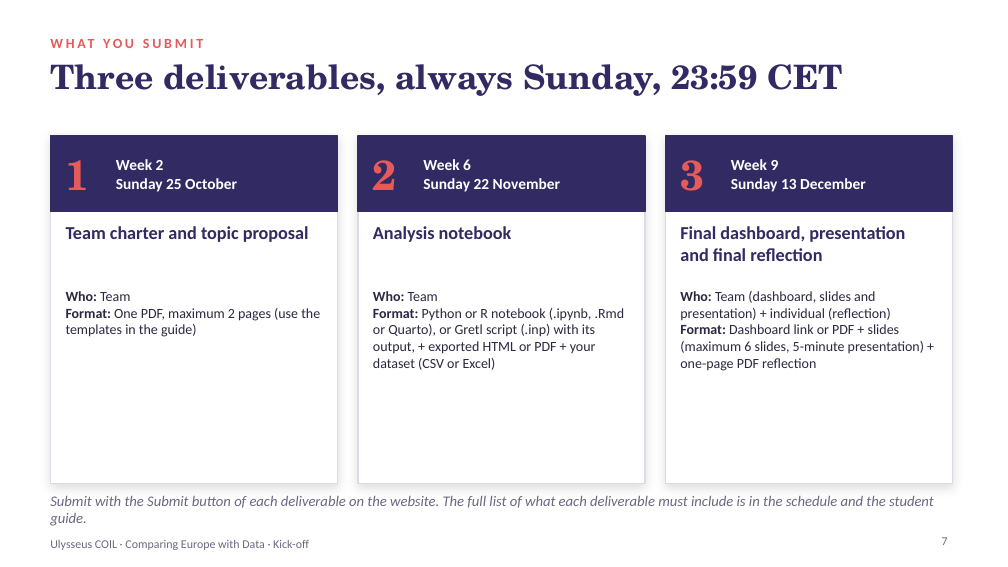
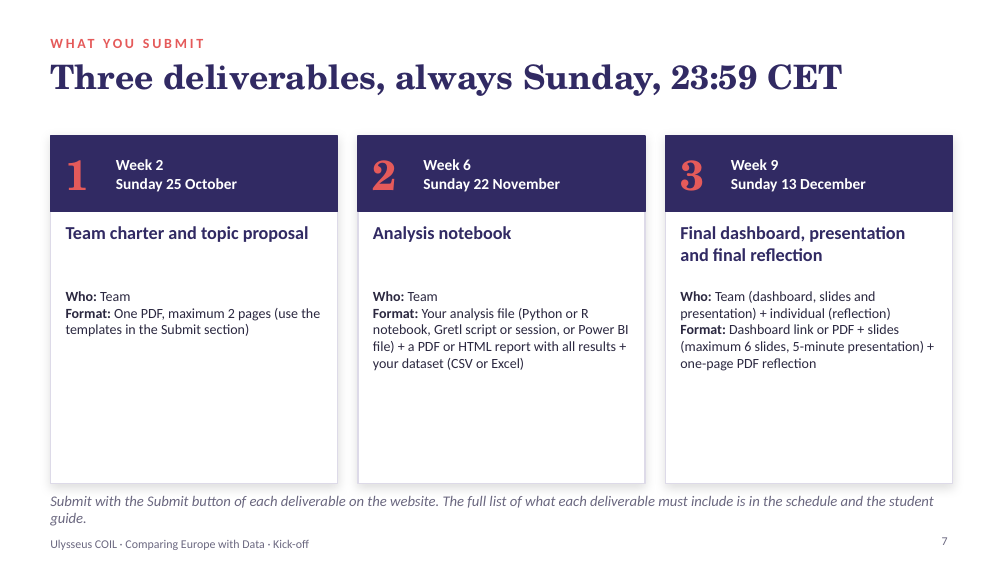
Before and after one commit to coil-europe/coil-europe.github.io, a slide deck: slide 7 of docs/slides/COIL_1_kickoff.pptx. Drawn at 1008x567 pixels with LibreOffice and Linux fonts; fonts in the diff are those of the drawing. Boxes give left, top, right and bottom in pixels: in the first picture for what was removed or moved away, otherwise in the second. Text is boxed around its words. In the diff, an @@ line names an element or a change of style, - is before the commit and + after.

```diff
--- a/docs/slides/COIL_1_kickoff.pptx
+++ b/docs/slides/COIL_1_kickoff.pptx
@@ text at (66, 308, 320, 337): text changed @@
-Format: One PDF, maximum 2 pages (use the templates in the guide)
+Format: One PDF, maximum 2 pages (use the templates in the Submit section)
@@ text at (373, 308, 629, 370): text changed @@
-Format: Python or R notebook (.ipynb, .Rmd or Quarto), or Gretl script (.inp) with its output, + exported HTML or PDF + your dataset (CSV or Excel)
+Format: Your analysis file (Python or R notebook, Gretl script or session, or Power BI file) + a PDF or HTML report with all results + your dataset (CSV or Excel)
```
Also in this commit, not shown: 3 other slides changed, 15 other files.
